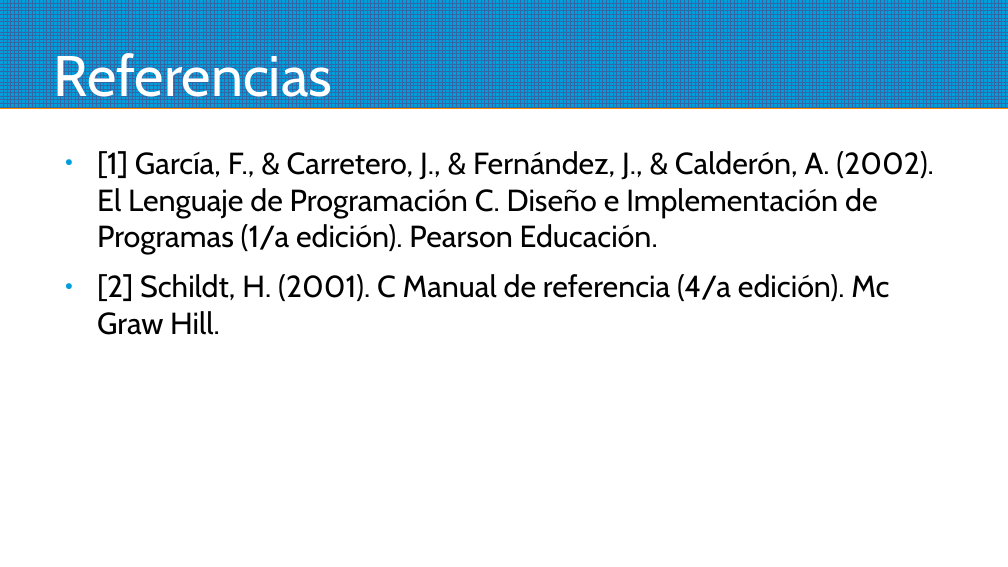
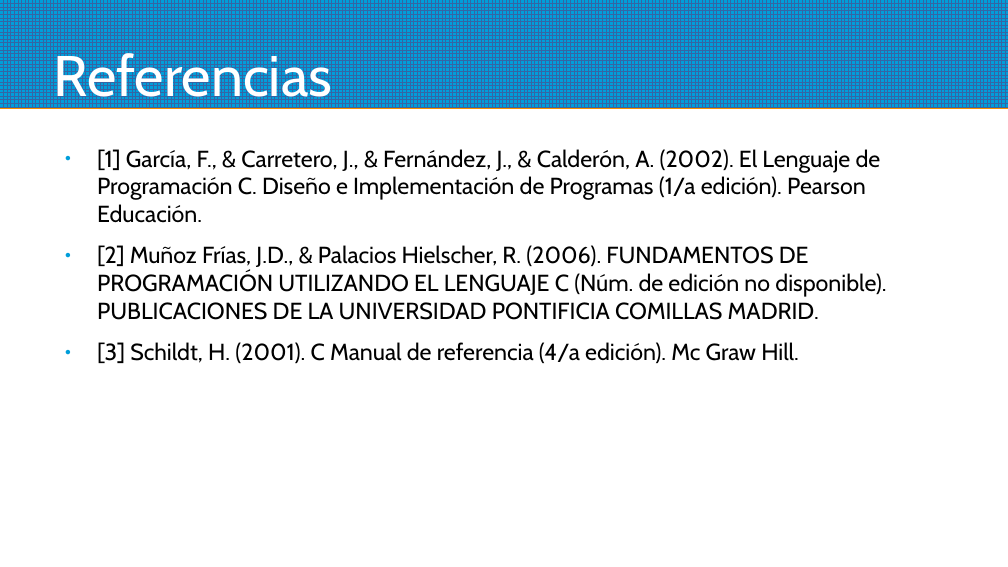
Before and after one commit to programacionestructurada/2021-2, a slide deck: slide 13 of U3_Manejo_de_Funciones_y_Cadenas/U3_Manejo_de_Funciones_y _Cadenas__3_1_Funciones.pptx (slide 10 before the commit). Drawn at 1008x567 pixels with LibreOffice and Linux fonts; fonts in the diff are those of the drawing; background and template pictures are left out. Boxes give left, top, right and bottom in pixels: in the first picture for what was removed or moved away, otherwise in the second. Text is boxed around its words. In the diff, an @@ line names an element or a change of style, - is before the commit and + after.

```diff
--- a/U3_Manejo_de_Funciones_y_Cadenas/U3_Manejo_de_Funciones_y _Cadenas__3_1_Funciones.pptx
+++ b/U3_Manejo_de_Funciones_y_Cadenas/U3_Manejo_de_Funciones_y _Cadenas__3_1_Funciones.pptx
@@ text at box(97, 149, 881, 223): size 24 to 18.2 pt in "[1] García, F., & Carretero, J., & ..." @@
@@ text at box(97, 245, 886, 363): text changed; size 24 to 18.2 pt @@
-● [2] Schildt, H. (2001). C Manual de referencia (4/a edición). Mc Graw Hill.
+● [2] Muñoz Frías, J.D., & Palacios Hielscher, R. (2006). FUNDAMENTOS DE PROGRAMACIÓN UTILIZANDO EL LENGUAJE C (Núm. de edición no disponible). PUBLICACIONES DE LA UNIVERSIDAD PONTIFICIA COMILLAS MADRID.
+● [3] Schildt, H. (2001). C Manual de referencia (4/a edición). Mc Graw Hill.
```
Also in this commit, not shown: 1 other slide changed, 3 slides added, 27 other files.
